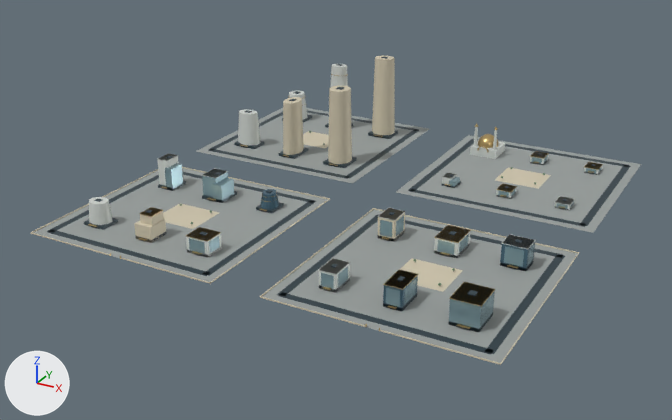
Before and after pictures for a commit that changed the glTF model web/public/assets/3d/ampliworld/GC-CITY-2030/GC-TILE-09-10.glb.
One viewpoint serves both versions: a 50 mm camera at (-340.0, 3707.0, 610.0) aimed at (-1021.0, 4944.0, -9.0). Every picture has the same lights, and +X, +Y and +Z are marked at lower left. The older version comes first. Where no turn or scale is listed for an object, it has been applied to the vertices. Vertices at exactly the same position are counted once.

Before the edit, the objects in view are built like this:
```python
ob_gc_tile_09_10_blue = bpy.data.objects.new('GC-TILE-09-10-blue', me_mesh_8)
ob_gc_tile_09_10_blue.location = (0.0, 0.0, 0.0)
ob_gc_tile_09_10_dark = bpy.data.objects.new('GC-TILE-09-10-dark', me_mesh_1)
ob_gc_tile_09_10_dark.location = (0.0, 0.0, 0.0)
ob_gc_tile_09_10_glass = bpy.data.objects.new('GC-TILE-09-10-glass', me_mesh_7)
ob_gc_tile_09_10_glass.location = (0.0, 0.0, 0.0)
ob_gc_tile_09_10_gold = bpy.data.objects.new('GC-TILE-09-10-gold', me_mesh_6)
ob_gc_tile_09_10_gold.location = (0.0, 0.0, 0.0)
ob_gc_tile_09_10_ivory = bpy.data.objects.new('GC-TILE-09-10-ivory', me_mesh_2)
ob_gc_tile_09_10_ivory.location = (0.0, 0.0, 0.0)
ob_gc_tile_09_10_paving = bpy.data.objects.new('GC-TILE-09-10-paving', me_mesh_0)
ob_gc_tile_09_10_paving.location = (0.0, 0.0, 0.0)
ob_gc_tile_09_10_white = bpy.data.objects.new('GC-TILE-09-10-white', me_mesh_5)
ob_gc_tile_09_10_white.location = (0.0, 0.0, 0.0)
```
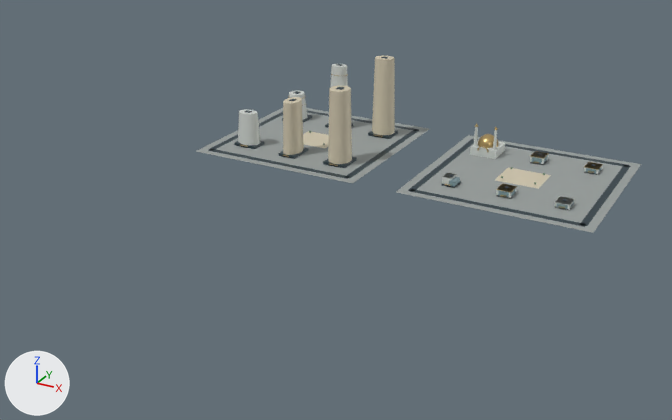
Changed parts and their boxes (x1, y1, x2, y2) in the pictures (672 x 420 px):
'GC-TILE-09-10-paving', reshaped (27% narrower, 51% shorter)
    before: (33, 108, 641, 363)
    after: (196, 108, 641, 233)
'GC-TILE-09-10-ivory', reshaped (51% narrower, 57% shorter)
    before: (31, 55, 579, 365)
    after: (283, 55, 551, 189)
'GC-TILE-09-10-dark', reshaped (27% narrower, 43% shorter)
    before: (48, 56, 630, 355)
    after: (208, 56, 630, 227)
'GC-TILE-09-10-glass', reshaped (65% narrower, 69% shorter)
    before: (165, 155, 602, 332)
    after: (449, 155, 602, 209)
'GC-TILE-09-10-white', reshaped (29% narrower, 36% shorter)
    before: (89, 64, 602, 292)
    after: (238, 64, 602, 210)
'GC-TILE-09-10-gold', reshaped (30% narrower, 48% shorter)
    before: (88, 74, 603, 331)
    after: (241, 74, 603, 208)
'GC-TILE-09-10-blue', deleted
    before: (260, 189, 535, 311)
part 1 of me_mesh_0, deleted
    before: (33, 168, 328, 282)
part 2 of me_mesh_0, deleted
    before: (262, 209, 578, 363)
part 3 of me_mesh_1, deleted
    before: (48, 156, 565, 355)
part 4 of me_mesh_2, deleted
    before: (31, 167, 579, 365)
part 5 of me_mesh_5, deleted
    before: (89, 153, 536, 292)
part 6 of me_mesh_6, deleted
    before: (88, 186, 519, 331)
part 7 of me_mesh_7, deleted
    before: (165, 163, 534, 332)

Diff of the bpy script that builds the scene:
```diff
--- a/web/public/assets/3d/ampliworld/GC-CITY-2030/GC-TILE-09-10.glb.py
+++ b/web/public/assets/3d/ampliworld/GC-CITY-2030/GC-TILE-09-10.glb.py
@@ me_mesh_0 @@
 # used by ob_gc_tile_09_10_paving; location = (0.0, 0.0, 0.0)
-me_mesh_0.from_pydata(...)  # 32 vertices, 48 faces; spans x -1379.0..-621.0, y 4621.0..5379.0, z 0.0
+me_mesh_0.from_pydata(...)  # 16 vertices, 24 faces; spans x -1379.0..-621.0, y 5041.0..5379.0, z 0.0
+# me_mesh_0 part 1: the loose piece of 8 vertices spanning x -1379.0..-1041.0, y 4621.0..4959.0, z 0.0 is deleted
+# me_mesh_0 part 2: the loose piece of 8 vertices spanning x -959.0..-621.0, y 4621.0..4959.0, z 0.0 is deleted
 me_mesh_0.materials.append(mat_paving)
@@ me_mesh_1 @@
 # used by ob_gc_tile_09_10_dark; location = (0.0, 0.0, 0.0)
-me_mesh_1.from_pydata(...)  # 496 vertices, 744 faces; spans x -1364.0..-636.0, y 4636.0..5364.0, z 0.0..157.0
+me_mesh_1.from_pydata(...)  # 240 vertices, 360 faces; spans x -1364.0..-636.0, y 5056.0..5364.0, z 0.0..157.0
+# me_mesh_1 part 3: 32 loose pieces with 256 vertices, spanning x -1364.0..-636.0, y 4636.0..4944.0, z 0.0..53.0, are deleted
 me_mesh_1.materials.append(mat_dark)
@@ me_mesh_2 @@
 # used by ob_gc_tile_09_10_ivory; location = (0.0, 0.0, 0.0)
-me_mesh_2.from_pydata(...)  # 202 vertices, 324 faces; spans x -1380.0..-620.0, y 4620.0..5322.0, z 0.0..156.0
+me_mesh_2.from_pydata(...)  # 82 vertices, 144 faces; spans x -1250.0..-750.0, y 5096.0..5322.0, z 0.0..156.0
+# me_mesh_2 part 4: 15 loose pieces with 120 vertices, spanning x -1380.0..-620.0, y 4620.0..4960.0, z 0.0..41.0, are deleted
 me_mesh_2.materials.append(mat_ivory)
@@ me_mesh_5 @@
 # used by ob_gc_tile_09_10_white; location = (0.0, 0.0, 0.0)
-me_mesh_5.from_pydata(...)  # 260 vertices, 428 faces; spans x -1332.0..-670.0, y 4681.0..5328.0, z 0.0..128.0
+me_mesh_5.from_pydata(...)  # 166 vertices, 280 faces; spans x -1332.0..-677.0, y 5105.0..5328.0, z 0.0..128.0
+# me_mesh_5 part 5: 10 loose pieces with 94 vertices, spanning x -1329.0..-670.0, y 4681.0..4907.0, z 0.0..52.0, are deleted
 me_mesh_5.materials.append(mat_white)
@@ me_mesh_6 @@
 # used by ob_gc_tile_09_10_gold; location = (0.0, 0.0, 0.0)
-me_mesh_6.from_pydata(...)  # 969 vertices, 1672 faces; spans x -1331.0..-669.0, y 4620.0..5325.0, z 0.0..134.0
+me_mesh_6.from_pydata(...)  # 669 vertices, 1180 faces; spans x -1331.0..-677.0, y 5093.0..5325.0, z 4.0..134.0
+# me_mesh_6 part 6: 27 loose pieces with 300 vertices, spanning x -1327.0..-669.0, y 4620.0..4907.0, z 0.0..41.0, are deleted
 me_mesh_6.materials.append(mat_gold)
@@ me_mesh_7 @@
 # used by ob_gc_tile_09_10_glass; location = (0.0, 0.0, 0.0)
-me_mesh_7.from_pydata(...)  # 392 vertices, 588 faces; spans x -1308.0..-669.0, y 4677.0..5317.0, z 0.0..41.0
+me_mesh_7.from_pydata(...)  # 136 vertices, 204 faces; spans x -888.0..-677.0, y 5107.0..5317.0, z 0.0..12.0
+# me_mesh_7 part 7: 32 loose pieces with 256 vertices, spanning x -1308.0..-669.0, y 4677.0..4907.0, z 0.0..41.0, are deleted
 me_mesh_7.materials.append(mat_glass)
@@ ob_gc_tile_09_10_blue @@
-ob_gc_tile_09_10_blue = bpy.data.objects.new('GC-TILE-09-10-blue', me_mesh_8)
-ob_gc_tile_09_10_blue.location = (0.0, 0.0, 0.0)
```
